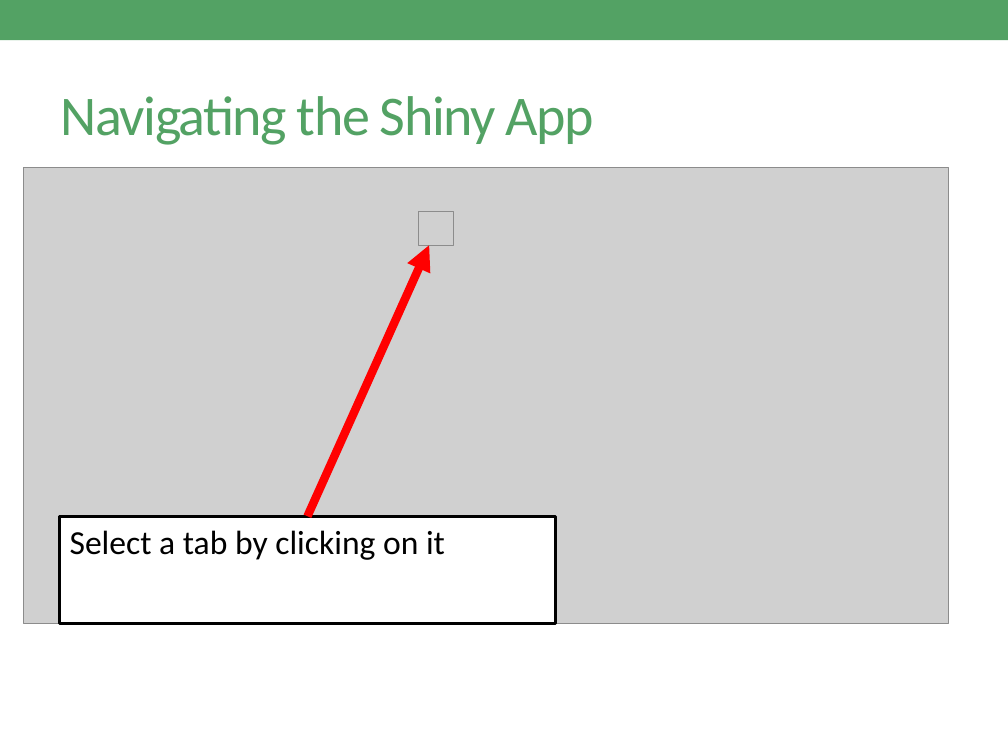
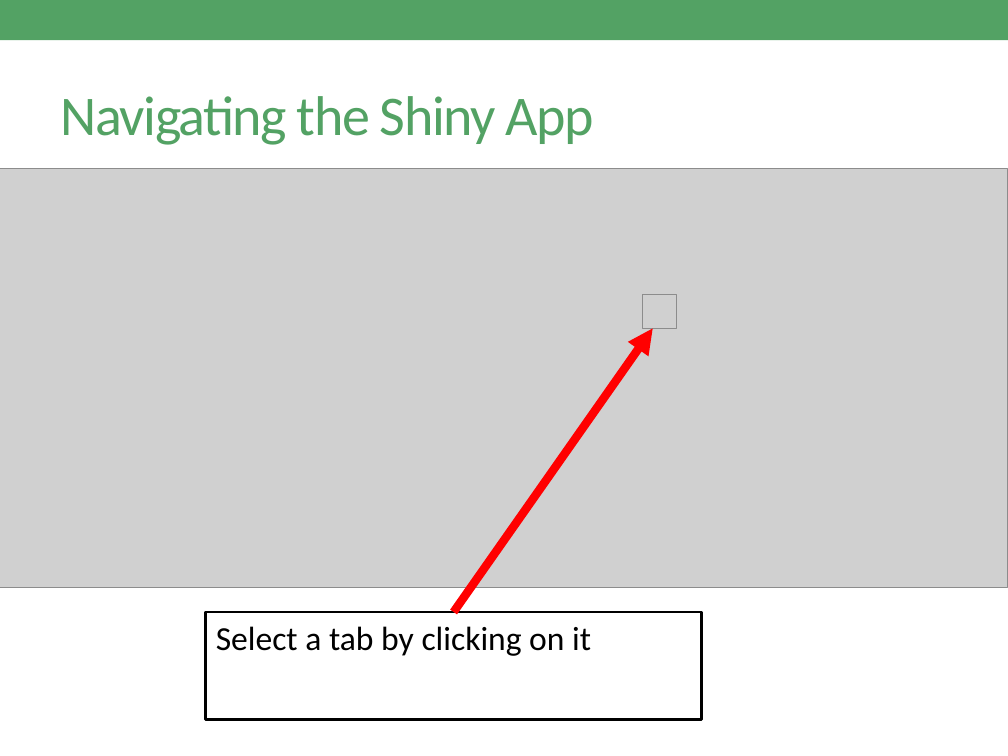
Before and after one commit to CareyLabVT/MacrosystemsEDDIE, a slide deck: slide 4 of EDI_Publishing/Macrosystems_EDDIE_Module_8_DecisionSupport/Editable_versions_all_files/Getting_Started_with_Shiny_FINAL.pptx. Drawn at 1008x756 pixels with LibreOffice and Linux fonts; fonts in the diff are those of the drawing; grey boxes stand for pictures. Boxes give left, top, right and bottom in pixels: in the first picture for what was removed or moved away, otherwise in the second. Text is boxed around its words. In the diff, an @@ line names an element or a change of style, - is before the commit and + after.

```diff
--- a/EDI_Publishing/Macrosystems_EDDIE_Module_8_DecisionSupport/Editable_versions_all_files/Getting_Started_with_Shiny_FINAL.pptx
+++ b/EDI_Publishing/Macrosystems_EDDIE_Module_8_DecisionSupport/Editable_versions_all_files/Getting_Started_with_Shiny_FINAL.pptx
@@ picture: place and size @@
-picture at [23,168,949,624]
+picture at [0,169,1008,588]
@@ picture: place and size @@
-picture at [418,212,454,245]
+picture at [642,294,677,328]
@@ arrow moved from (307, 516) - (429, 245) to (454, 612) - (652, 329) @@
@@ text "Select a tab by clicking ...": place and size @@
-text "Select a tab by clicking ..." at [59,516,555,624]
+text "Select a tab by clicking ..." at [206,612,702,720]
```
Also in this commit, not shown: 8 other slides changed, 21 other files.
